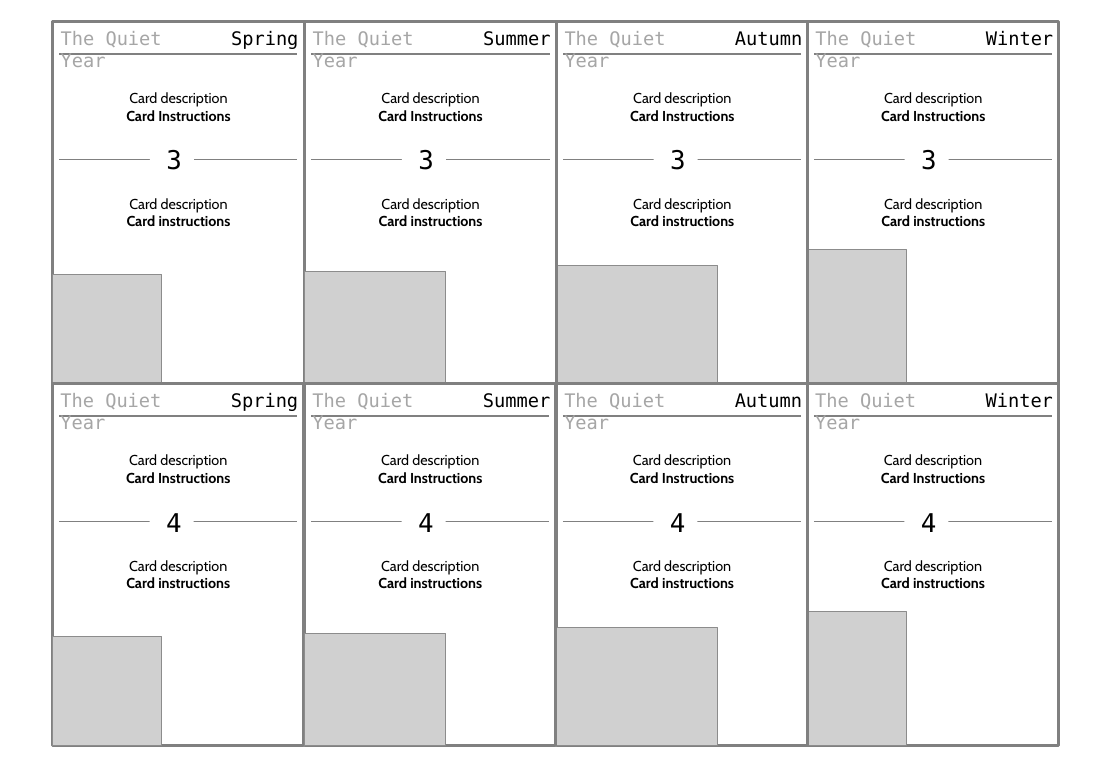
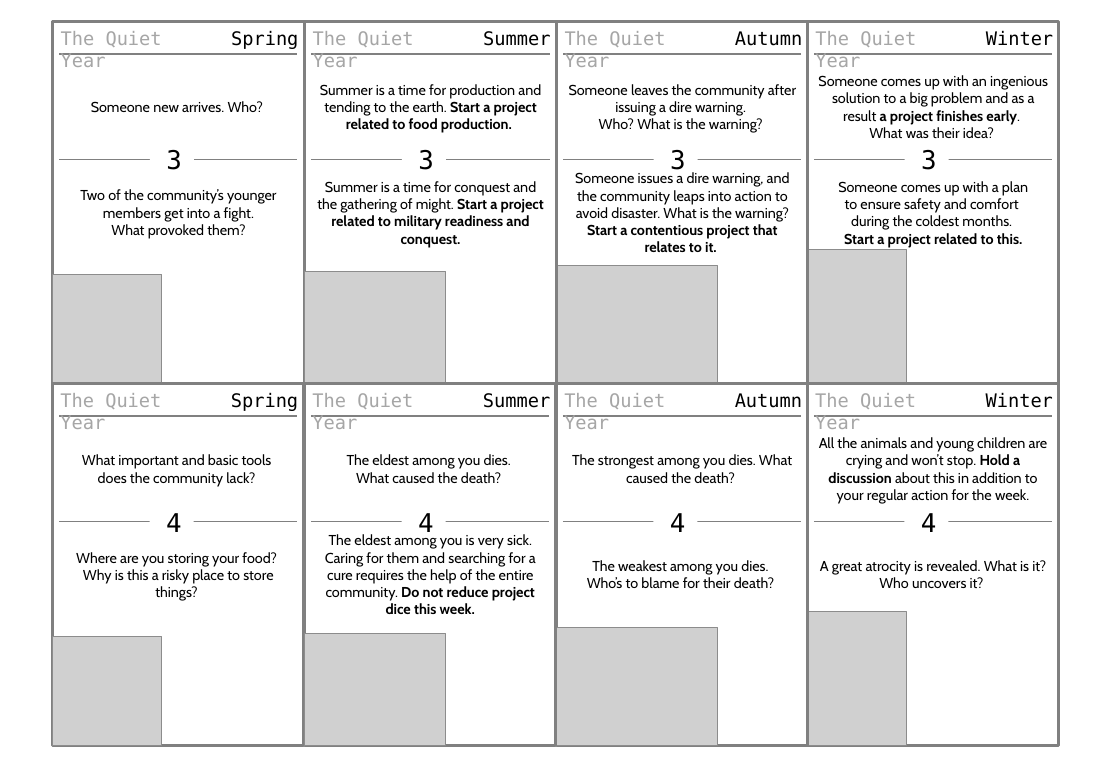
Before and after one commit to PangolinPaw/TheQuietYear, a slide deck: slide 2 of cards.pptx. Drawn at 1120x775 pixels with LibreOffice and Linux fonts; fonts in the diff are those of the drawing; grey boxes stand for pictures. Boxes give left, top, right and bottom in pixels: in the first picture for what was removed or moved away, otherwise in the second. Text is boxed around its words. In the diff, an @@ line names an element or a change of style, - is before the commit and + after.

```diff
--- a/cards.pptx
+++ b/cards.pptx
@@ text at <box>320,84,541,133</box>: text changed; bold off @@
-Card description
-Card Instructions
+Summer is a time for production and tending to the earth. Start a project related to food production.
@@ text at <box>569,84,796,133</box>: text changed; bold off @@
-Card description
-Card Instructions
+Someone leaves the community after issuing a dire warning.
+Who? What is the warning?
@@ text at <box>818,75,1048,138</box>: text changed; bold off @@
-Card description
-Card Instructions
+Someone comes up with an ingenious solution to a big problem and as a result a project finishes early.
+What was their idea?
@@ text at <box>91,101,263,113</box>: text changed; bold off @@
-Card description
-Card Instructions
+Someone new arrives. Who?
@@ text at <box>575,172,790,252</box>: text changed; bold off @@
-Card description
-Card instructions
+Someone issues a dire warning, and the community leaps into action to avoid disaster. What is the warning? Start a contentious project that relates to it.
@@ text at <box>80,189,276,239</box>: text changed; bold off @@
-Card description
-Card instructions
+Two of the community’s younger members get into a fight.
+What provoked them?
@@ text at <box>317,181,544,247</box>: text changed @@
-Card description
-Card instructions
+Summer is a time for conquest and the gathering of might. Start a project related to military readiness and conquest.
@@ text at <box>838,181,1028,247</box>: text changed; bold off @@
-Card description
-Card instructions
+Someone comes up with a plan
+to ensure safety and comfort
+during the coldest months.
+Start a project related to this.
@@ text at <box>819,437,1048,504</box>: text changed; bold off @@
-Card description
-Card Instructions
+All the animals and young children are crying and won’t stop. Hold a discussion about this in addition to your regular action for the week.
@@ text at <box>82,454,272,486</box>: text changed; bold off @@
-Card description
-Card Instructions
+What important and basic tools
+does the community lack?
@@ text at <box>347,454,511,483</box>: text changed; bold off @@
-Card description
-Card Instructions
+The eldest among you dies.
+What caused the death?
@@ text at <box>572,454,792,483</box>: text changed; bold off @@
-Card description
-Card Instructions
+The strongest among you dies. What caused the death?
@@ text at <box>325,534,536,614</box>: text changed; bold off @@
-Card description
-Card instructions
+The eldest among you is very sick. Caring for them and searching for a cure requires the help of the entire community. Do not reduce project dice this week.
@@ text at <box>76,552,277,601</box>: text changed; bold off @@
-Card description
-Card instructions
+Where are you storing your food?
+Why is this a risky place to store things?
@@ text at <box>587,560,774,588</box>: text changed; bold off @@
-Card description
-Card instructions
+The weakest among you dies.
+Who’s to blame for their death?
@@ text at <box>820,560,1046,588</box>: text changed; bold off @@
-Card description
-Card instructions
+A great atrocity is revealed. What is it? Who uncovers it?
```
Also in this commit, not shown: 5 other slides changed, 1 slide added, 1 slide removed, 1 other file.
